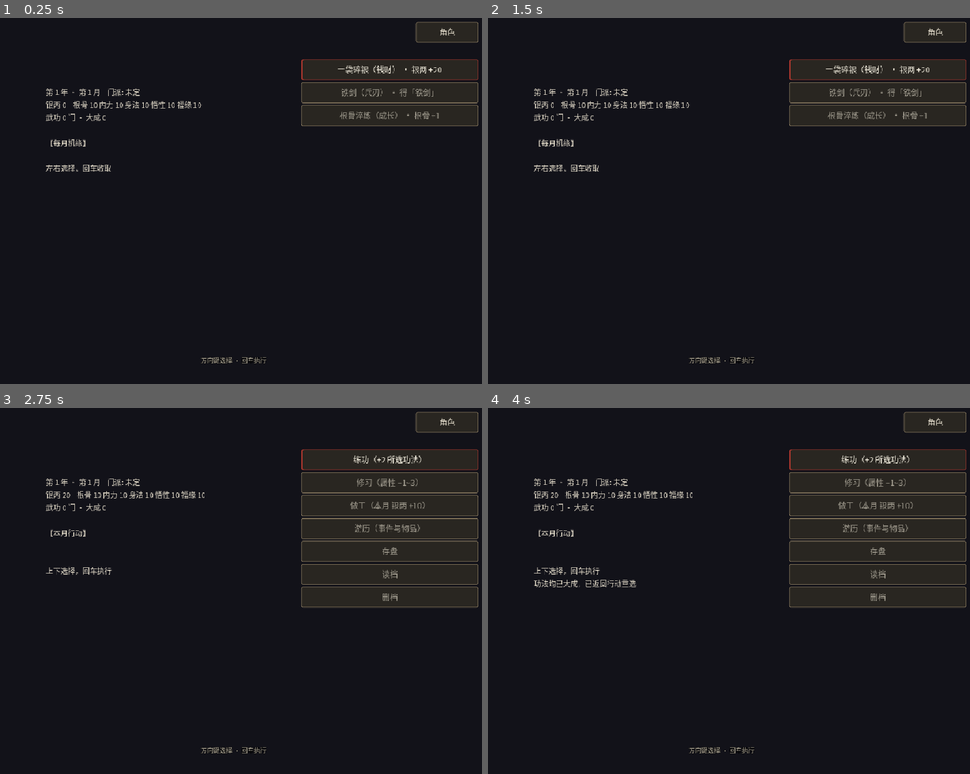
Above: before the commit, frames 1-4 (two rows, left to right).
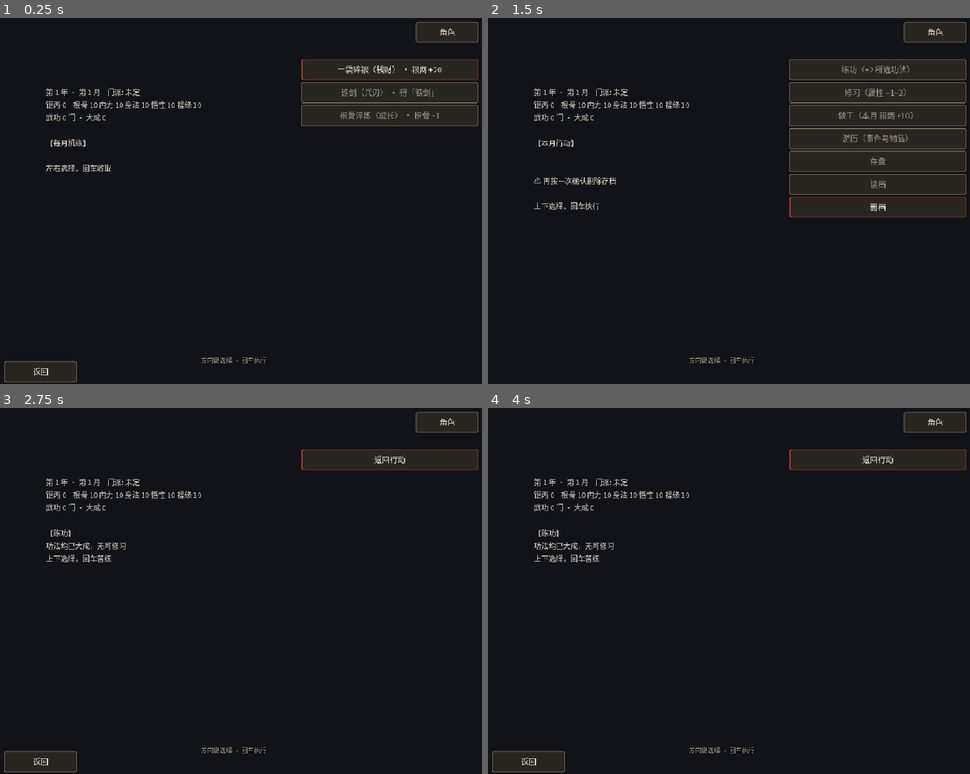
Above: after the commit, the same moments.

Repository: linxuhao/jinyong-heroes
Game: Godot game, scene res://scenes/segments/cultivation.tscn
The game is run twice, just before and just after one commit, with the same random seed, the same clock (stepped at 60 frames per second) and the same inputs. This scene is started directly instead of the project's main scene. Sound files missing from this copy of the repository are replaced by a short silence.
Inputs (mouse positions are in pixels of both pictures, inside the frame that each line leads up to):
- Up to frame 1 (0.25 s): no input
- Up to frame 2 (1.5 s): click (526, 373) at 0.5 s, where only the run after the commit has a clickable "返回"; click (878, 208) at 1.25 s, where only the run after the commit has a clickable "删档"
- Up to frame 3 (2.75 s): click "一袋碎银（钱财） · 银两 +20" (after the commit: "练功（+2 所选功法）") at 2 s
- Up to frame 4 (4 s): click "练功（+2 所选功法）" (after the commit: "返回行动") at 2.75 s; click "返回行动" (after the commit: "练功（+2 所选功法）") at 3.5 s

The runs differ from the first frame. In frame 1, 0.2% of the frame differs, in the area x 0-16%, y 93-100%; in frame 2, 2.3%; in frame 3, 2.8%; in frame 4, 3.0%, in the area x 0-100%, y 12-100%.

Commit message:
dpe_game/t_impl: feat_c3_backs_confirmations [jinyong-nav] (3 file(s))

Diff:
--- a/scenes/segments/cultivation.tscn
+++ b/scenes/segments/cultivation.tscn
@@ -67,3 +67,11 @@
 text = ""
 
 [node name="RosterPanel" parent="." instance=ExtResource("2")]
+
+[node name="CultBackButton" type="Button" parent="."]
+focus_mode = 0
+offset_left = 40.0
+offset_top = 660.0
+offset_right = 180.0
+offset_bottom = 700.0
+text = "返回"
--- a/scripts/autoload/i18n.gd
+++ b/scripts/autoload/i18n.gd
@@ -511,6 +511,8 @@
 		"度过本月": "End the month",
 		"功法均已大成，无可修习": "All arts mastered — nothing left to train",
 		"功法均已大成，已返回行动重选": "All arts mastered; returned to action pick",
+		"⚠ 再按一次确认改投「%s」，本年授艺自此改宗": "⚠ Press again to confirm switching to \"%s\"; this year's teaching follows the new sect",
+		"⚠ 再按一次确认拜入「%s」": "⚠ Press again to confirm joining \"%s\"",
 	"\n\n⚠ 再按一次确认删除存档": "\n\n⚠ Press again to confirm deleting the save",
 	"\n\n上下选择，回车执行": "\n\nUp/down to choose, Enter to act",
 	"【练功】\n": "[Training]\n",
--- a/scripts/segments/cultivation.gd
+++ b/scripts/segments/cultivation.gd
@@ -134,6 +134,32 @@
 var _switch_focus: int = 0
 var _delete_armed: bool = false
 
+## Private: two-press confirmation arm for the year-end SECT_SWITCH pick
+## (R5 C3). Mirrors the _delete_armed precedent: the FIRST press on a row arms
+## (focus + consequence render, ZERO writes — no sect_id change, no
+## _advance_year), the SECOND press on the SAME row commits through the existing
+## _resolve_sect_switch path byte-identically. Reset in _cycle_focus's
+## SECT_SWITCH branch and on back, exactly like _delete_armed.
+var _switch_confirm_armed: bool = false
+
+## Private: the _switch_focus index the arm was set for (R5 C3). The commit
+## happens only when the SAME row is pressed again; pressing a different row
+## re-arms to that row instead of committing the previously-armed one.
+var _switch_armed_focus: int = -1
+
+## Surface: the visible BackButton is on-screen exactly in the five backable
+## uncommitted phases (ATTR_PICK / GONGFA_PICK / CARD_PICK / YEAR_END /
+## SECT_SWITCH) and hidden in ACTION_PICK / EVENT (R5 C3).
+var back_button_visible: bool = false
+
+## Surface: the phase _on_back() returns to for the CURRENT phase ("" when the
+## phase is not backable — ACTION_PICK / EVENT). R5 C3.
+var back_target_phase: String = ""
+
+## Surface: mirror of _switch_confirm_armed for the year-end sect-switch
+## confirmation nail (R5 C3).
+var switch_confirm_armed: bool = false
+
 ## Surface: "CultOptionButton%d" -> pressed-signal wired (true iff the
 ## button's pressed signal has a live connection). Re-snapshotted on every
 ## OptionsBox rebuild, so the contract can assert the pool is WIRED, not just
@@ -233,6 +259,12 @@
 	# _on_load() (in-screen loads) and _ready() (fresh instances); the handler
 	# only re-syncs + re-renders.
 	SaveManager.loaded.connect(_on_loaded)
+	# R5 C3: wire the visible back button once (static scene node, not part of
+	# the per-render OptionsBox pool). focus_mode 0 in the .tscn keeps it from
+	# stealing built-in ui_up/ui_down before _unhandled_input.
+	var _back_btn: Button = get_node_or_null("CultBackButton") as Button
+	if _back_btn != null:
+		_back_btn.pressed.connect(_on_back)
 	_sync_surface()
 	# Year-start grant: entering (fresh or via load) at month 1 grants the
 	# sect's arts for the current year (year 1 -> 丁, 2 -> 丙, 3 -> 乙).
@@ -291,6 +323,15 @@
 	elif event.is_action_pressed("event_reroll"):
 		get_viewport().set_input_as_handled()
 		_on_event_reroll()
+	elif event.is_action_pressed("ui_cancel"):
+		# R5 C3: every uncommitted selection screen returns with zero state
+		# delta. The EVENT phase is the ONE reaffirmed exception (the no-exit
+		# ruling — events are already drawn and RNG consumed; declining an
+		# option is the exit): ui_cancel is STILL consumed there, as a no-op, so
+		# nothing downstream receives it, but _on_back() is never called.
+		get_viewport().set_input_as_handled()
+		if phase != "EVENT":
+			_on_back()
 
 
 # ---------------------------------------------------------------------------
@@ -317,6 +358,54 @@
 	status_text = tr("重掷：剩余 %d 次") % rerolls_left
 	_render()
 
+## R5 C3: return from an uncommitted selection screen with ZERO state delta —
+## ONLY phase + focus-index writes, never month/silver/profile/RNG. The
+## differential nails read month_before_accept / silver_before_accept (written
+## ONLY in _on_accept, never here), so those snapshots stay intact across a
+## back. YEAR_END backs to ACTION_PICK with the month still 12: _after_action's
+## month-12 branch re-enters YEAR_END WITHOUT advancing on the next committed
+## action, so backing out can never skip or re-stage the year-end. SECT_SWITCH
+## backs to its previous step YEAR_END and disarms any pending confirm.
+func _on_back() -> void:
+	match phase:
+		"GONGFA_PICK", "ATTR_PICK", "CARD_PICK":
+			phase = "ACTION_PICK"
+			_action_focus = 0
+		"YEAR_END":
+			phase = "ACTION_PICK"
+			_action_focus = 0
+		"SECT_SWITCH":
+			_switch_confirm_armed = false
+			_switch_armed_focus = -1
+			phase = "YEAR_END"
+			_year_choice = 1
+		_:
+			return
+	_sync_surface()
+	_render()
+
+
+## R5 C3: publish the navigation observables (back-button visibility + target,
+## sect-switch arm) and drive the visible CultBackButton. Called at the tail of
+## _render() — the single funnel every focus/phase change routes through
+## (keyboard _cycle_focus, click _on_option_pressed, initial render), mirroring
+## the _sync_consequence precedent. Pure reads + writes to surface vars / the
+## button's visible flag: zero RNG, zero profile writes.
+func _sync_nav_surface() -> void:
+	switch_confirm_armed = _switch_confirm_armed
+	match phase:
+		"GONGFA_PICK", "ATTR_PICK", "CARD_PICK", "YEAR_END":
+			back_target_phase = "ACTION_PICK"
+		"SECT_SWITCH":
+			back_target_phase = "YEAR_END"
+		_:
+			back_target_phase = ""
+	back_button_visible = back_target_phase != ""
+	var btn: Button = get_node_or_null("CultBackButton") as Button
+	if btn != null:
+		btn.visible = back_button_visible
+
+
 func _cycle_focus(dir: int) -> void:
 	_delete_armed = false
 	match phase:
@@ -336,6 +425,8 @@
 		"YEAR_END":
 			_year_choice = 1 if dir > 0 else 0  # down -> 另投他派(1), up -> 留在本门(0)
 		"SECT_SWITCH":
+			_switch_confirm_armed = false
+			_switch_armed_focus = -1
 			_switch_focus = (_switch_focus + dir + 5) % 5
 		_:
 			return
@@ -426,6 +517,26 @@
 			_resolve_year_end(_year_choice)
 			return
 		"SECT_SWITCH":
+			# R5 C3: the sect-switch commit (sect_id write + _advance_year) is the
+			# irreversible write, so it requires a two-press confirmation. The arm
+			# lives HERE (not inside _resolve_sect_switch) because the debug
+			# _fast_forward / _debug_step_month legs call _resolve_sect_switch(0)
+			# DIRECTLY and must stay byte-identical. First press: arm (ZERO writes).
+			# Same-row second press: commit through the existing path. A different
+			# row re-arms to that row.
+			if not _switch_confirm_armed or _switch_armed_focus != _switch_focus:
+				_switch_confirm_armed = true
+				_switch_armed_focus = _switch_focus
+				var sids: Array[String] = ProgressionGongfaData.sect_ids()
+				var sname: String = ""
+				if _switch_focus >= 0 and _switch_focus < sids.size():
+					var srow: Dictionary = ProgressionGongfaData.SECTS[_switch_focus]
+					sname = tr(str(srow["display_name"]))
+				status_text = tr("⚠ 再按一次确认改投「%s」，本年授艺自此改宗") % sname
+				_render()
+				return
+			_switch_confirm_armed = false
+			_switch_armed_focus = -1
 			_resolve_sect_switch(_switch_focus)
 			return
 	_render()
@@ -1430,6 +1541,10 @@
 	# C1: the consequence of the focused option is republished here because the
 	# keyboard nav path (_cycle_focus -> _render) never calls _sync_surface.
 	_sync_consequence()
+	# C3: the navigation observables (back button visibility / target / sect-switch
+	# arm) are republished here for the same reason — every focus/phase change
+	# routes through _render().
+	_sync_nav_surface()
 
 
 ## The active phase's focus index — the button row that is highlighted. A pure
